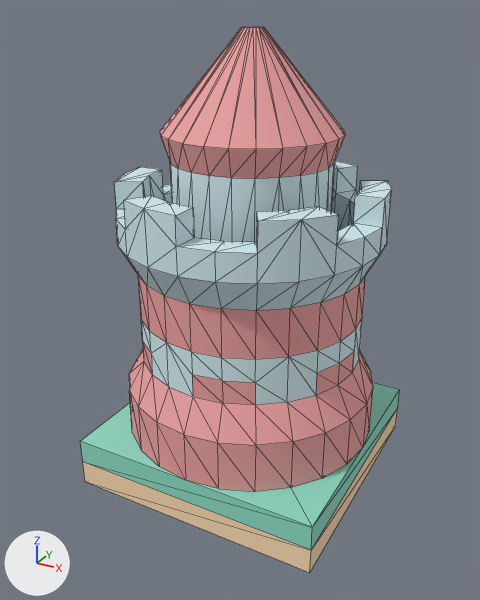
What one commit did to the OBJ model Project/Asset/Mesh/tile/tower/tile_tower_roundC.obj.
Rendered twice from a 50 mm camera at (1.12, -2.13, 1.78) aimed at (-0.01, -0.06, 0.75). The lights are fixed; the arrows at lower left show +X, +Y and +Z. Mesh edges are drawn as thin lines. Where no turn or scale is listed for an object, it has been applied to the vertices.

Before the edit, the objects in view are built like this:
```python
me_tile = bpy.data.meshes.new('tile')
me_tile.from_pydata(...)  # 12 vertices, 20 faces; spans x -0.5..0.5, y -0.5..0.5, z 0.0..0.2
# faces by material slot: [10, 10]
me_tile.materials.append(mat_tile_tower_roundc_tile_dirt)  # beige #fcdcb3
me_tile.materials.append(mat_tile_tower_roundc_tile_foliage)  # green #8ddbc4
me_towerround_samplef = bpy.data.meshes.new('towerRound_sampleF')
me_towerround_samplef.from_pydata(...)  # 354 vertices, 704 faces; spans x -0.5..0.5, y -0.5..0.5, z 0.2..1.72
# faces by material slot: [348, 308, 48]
me_towerround_samplef.materials.append(mat_tile_tower_roundc_towerround_samplef_stone)  # white #d4edf2
me_towerround_samplef.materials.append(mat_tile_tower_roundc_towerround_samplef_red)  # pink #eca1a1
me_towerround_samplef.materials.append(mat_tile_tower_roundc_towerround_samplef_stonedark)  # light grey #b7cdd1
ob_tile = bpy.data.objects.new('tile', me_tile)
ob_tile.location = (0.0, 0.0, 0.0)
ob_towerround_samplef = bpy.data.objects.new('towerRound_sampleF', me_towerround_samplef)
ob_towerround_samplef.location = (0.0, 0.0, 0.0)
```
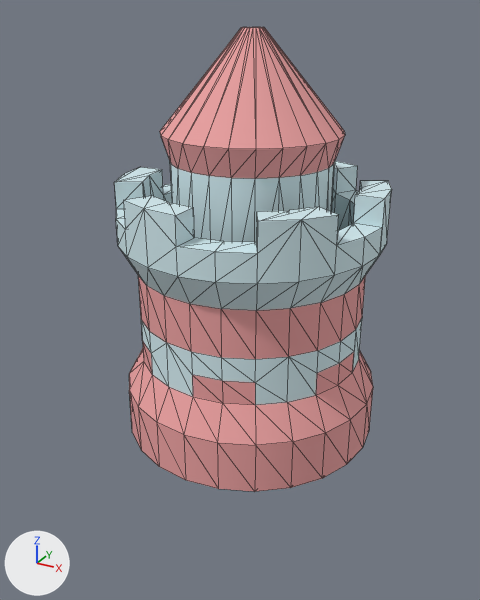
Boxes [x1, y1, x2, y2] around the edits, measured in the pictures (480 x 600 px):
'tile', deleted
    before: [80, 382, 400, 573]
    faces in mat_tile_tower_roundc_tile_foliage (green #8ddbc4): [80, 382, 400, 550]
    faces in mat_tile_tower_roundc_tile_dirt (beige #fcdcb3): [83, 410, 397, 573]

The change in detail:
Object 'tile' (ob_tile) is deleted.
